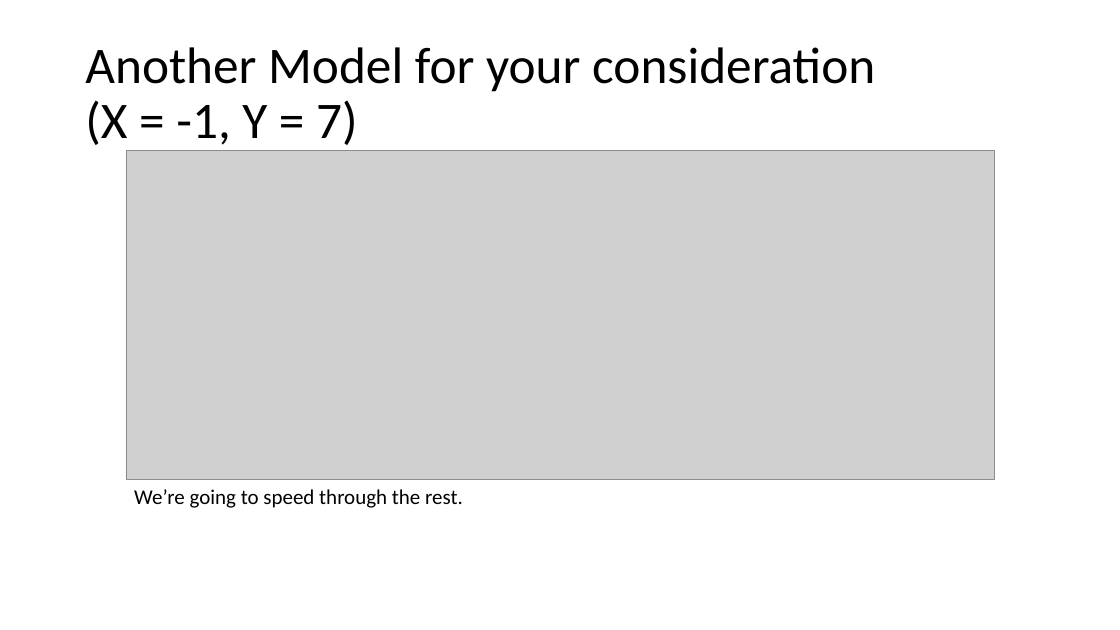
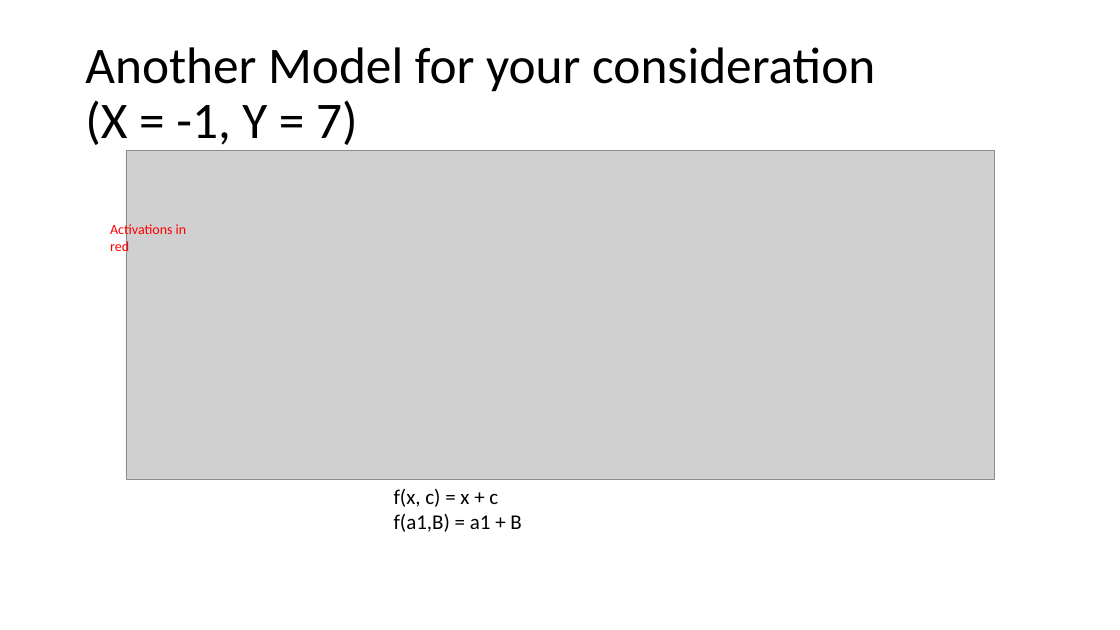
Before and after one commit to snyderjo/Neural-Network-Presentation, a slide deck: slide 67 of secondPart/Neural Networks - pt 2.pptx. Drawn at 1120x630 pixels with LibreOffice and Linux fonts; fonts in the diff are those of the drawing; grey boxes stand for pictures. Boxes give left, top, right and bottom in pixels: in the first picture for what was removed or moved away, otherwise in the second. Text is boxed around its words. In the diff, an @@ line names an element or a change of style, - is before the commit and + after.

```diff
--- a/secondPart/Neural Networks - pt 2.pptx
+++ b/secondPart/Neural Networks - pt 2.pptx
@@ text added at (110,222,187,255), 12 pt, text #FF0000 @@
+Activations in red
@@ text removed at (134,489,463,508) @@
-We’re going to speed through the rest.
@@ text added at (394,489,521,532), 18 pt, text #000000 @@
+f(x, c) = x + c
+f(a1,B) = a1 + B
```
Also in this commit, not shown: 15 other slides changed, 5 slides added, 4 slides removed, 2 other files.
